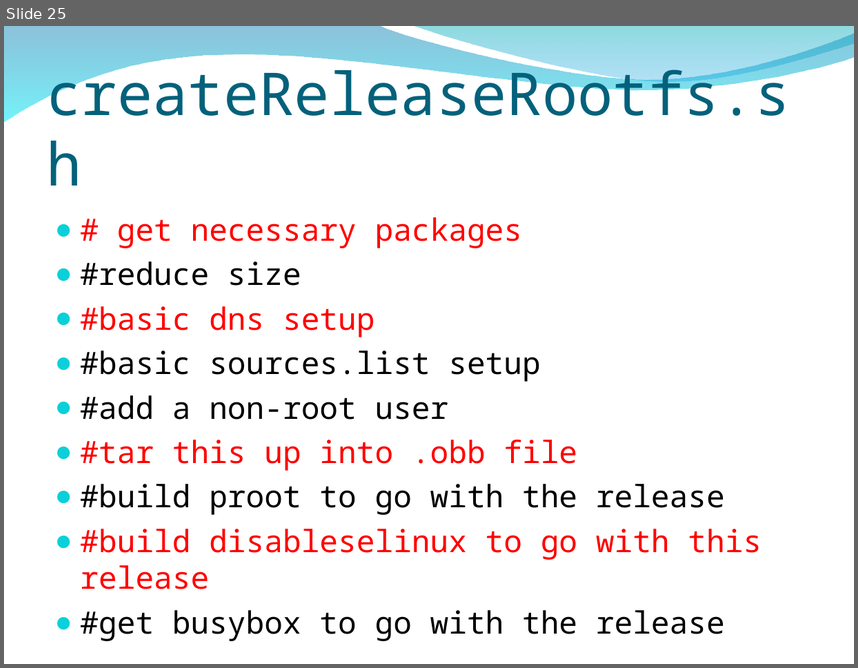
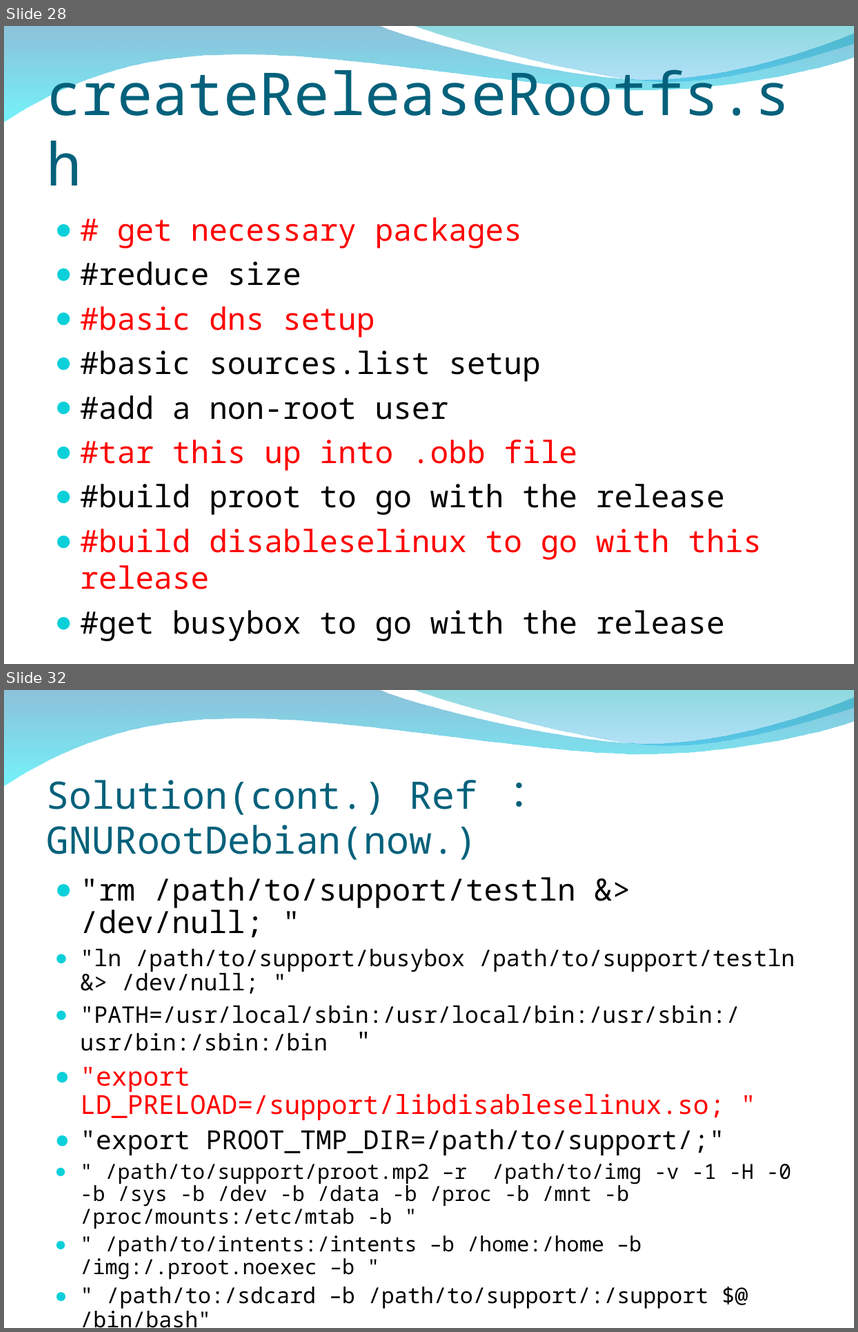
Before and after one commit to peter279k/regular_meeting, a slide deck: Proot.ppt. Shown one above the other, each under a label of ours: slide 25 before the commit, slides 28 and 32 after it; the slides between them are not shown. The pictures are 858x668 and 858x1332 pixels, drawn with LibreOffice and Linux fonts; fonts in the diff are those of the drawing; background and template pictures are left out. Boxes give left, top, right and bottom in pixels: in the first picture for what was removed or moved away, otherwise in the second. Text is boxed around its words. In the diff, an @@ line names an element or a change of style, - is before the commit and + after.

```diff
--- a/Proot.ppt
+++ b/Proot.ppt
@@ slide 32 added at (x1=4, y1=690, x2=854, y2=1328), background picture (left out); not listed: 2 template elements that a slide beside it also shows @@
@@ title added at (x1=47, y1=780, x2=477, y2=860), 32 pt, text #04617B @@
+Solution(cont.) Ref ： GNURootDebian(now.)
@@ text added at (x1=80, y1=877, x2=795, y2=1328), 17.6 pt, text #000000 @@
+● "rm /path/to/support/testln &> /dev/null; "
+● "ln /path/to/support/busybox /path/to/support/testln &> /dev/null; "
+● "PATH=/usr/local/sbin:/usr/local/bin:/usr/sbin:/usr/bin:/sbin:/bin "
+● "export LD_PRELOAD=/support/libdisableselinux.so; "
+● "export PROOT_TMP_DIR=/path/to/support/;"
+● " /path/to/support/proot.mp2 –r /path/to/img -v -1 -H -0 -b /sys -b /dev -b /data -b /proc -b /mnt -b /proc/mounts:/etc/mtab -b "
+● " /path/to/intents:/intents –b /home:/home –b /img:/.proot.noexec –b "
+● " /path/to:/sdcard –b /path/to/support/:/support $@ /bin/bash"
@@ what was slide 25 is now slide 28 @@
```
Also in this commit, not shown: 9 slides changed, 8 other slides added.
